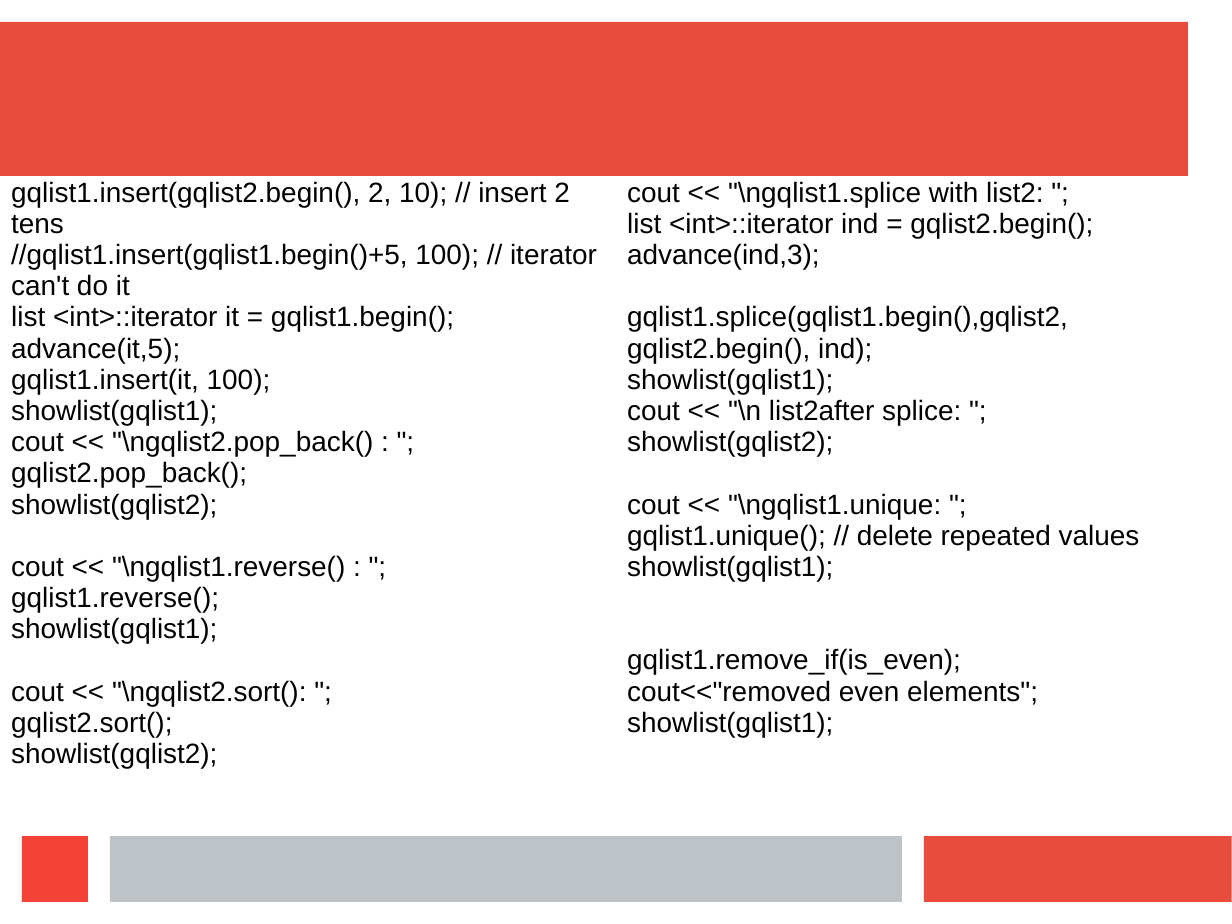
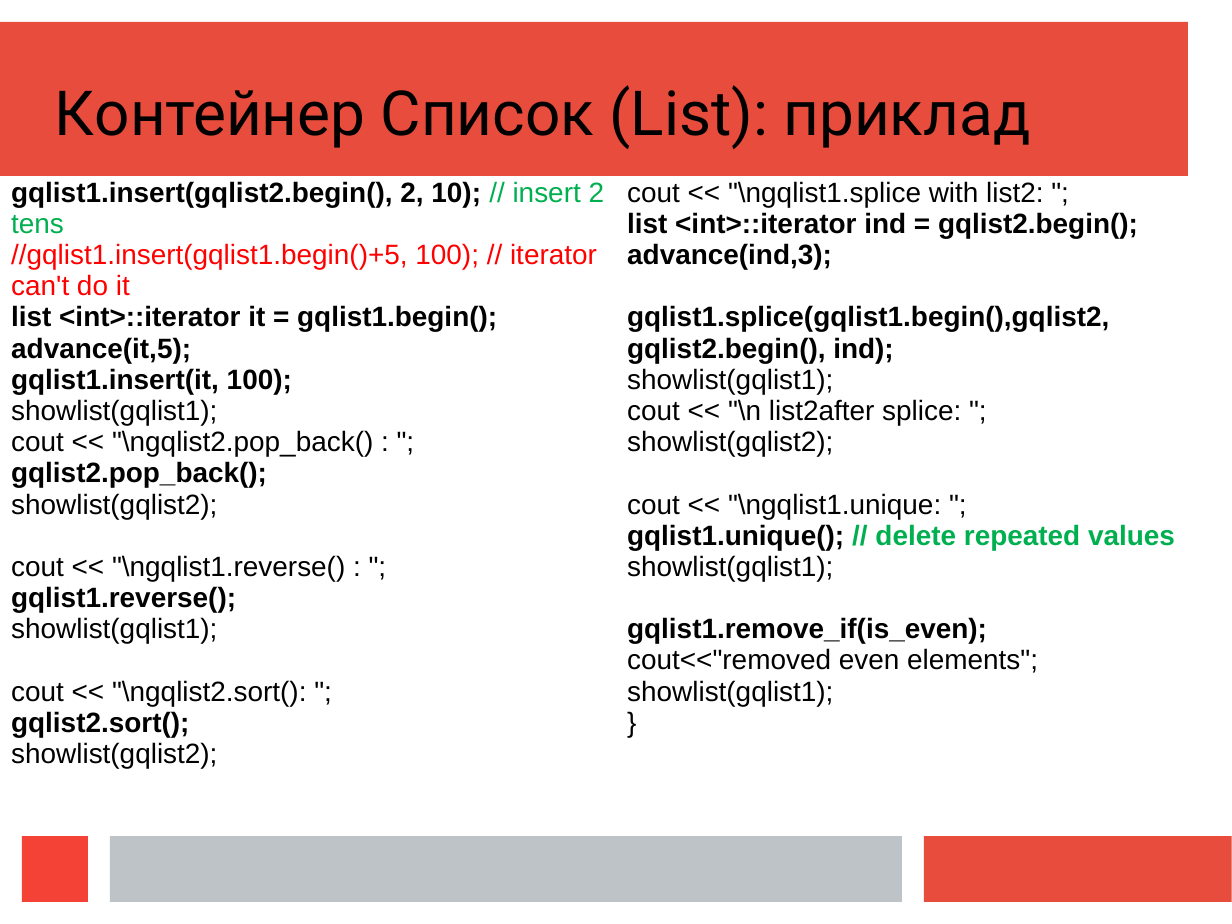
Before and after one commit to mecchmatProjects/CppCourse, a slide deck: slide 23 of Lect12_2/CppUkrTutor12_2.ppt (slide 25 before the commit). Drawn at 1232x924 pixels with LibreOffice and Linux fonts; fonts in the diff are those of the drawing. Boxes give left, top, right and bottom in pixels: in the first picture for what was removed or moved away, otherwise in the second. Text is boxed around its words. In the diff, an @@ line names an element or a change of style, - is before the commit and + after.

```diff
--- a/Lect12_2/CppUkrTutor12_2.ppt
+++ b/Lect12_2/CppUkrTutor12_2.ppt
@@ text added at (x1=55, y1=85, x2=1031, y2=149), 40 pt, text #000000 @@
+Контейнер Список (List): приклад
@@ text at (x1=627, y1=181, x2=1175, y2=706): paragraph added @@
+}
@@ text at (x1=11, y1=181, x2=605, y2=737): text colour #000000 to #00B050 in "// insert 2 tens"; bold on in "gqlist1.insert(gqlist2.begin(), 2, 10);", "list <int>::iterator it = gqlist1.begin();", "advance(it,5);", "gqlist1.insert(it, 100);" and 3 more places; text colour #000000 to #FF0000 in "//gqlist1.insert(gqlist1.begin()+5, 100); // iterator can't  ..." @@
@@ text at (x1=627, y1=212, x2=1175, y2=643): bold on in "list <int>::iterator ind = gqlist2.begin();", "advance(ind,3);", "gqlist1.splice(gqlist1.begin(),gqlist2, gqlist2.begin(), ind ...", "gqlist1.unique(); // delete repeated values" and 1 more places; text colour #000000 to #00B050 in "// delete repeated values" @@
```
Also in this commit, not shown: 6 other slides changed, 10 slides added, 3 slides removed, 3 other files.
